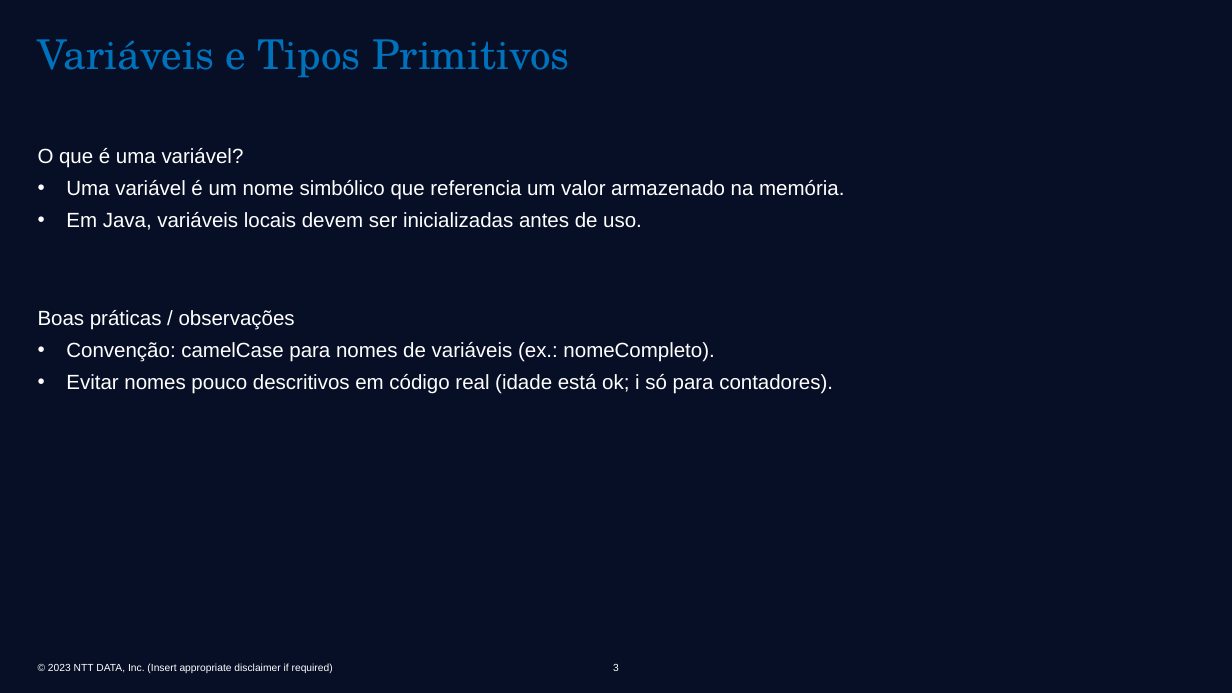
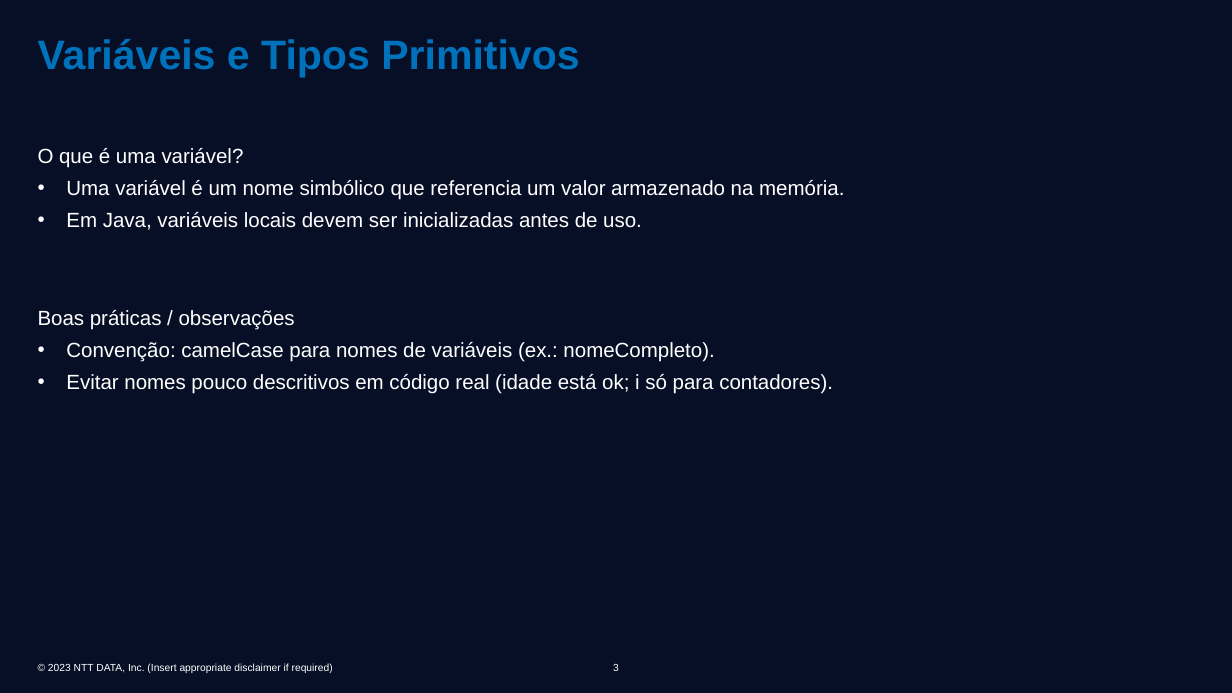
Before and after one commit to olesiogn/BasicJava, a slide deck: slide 3 of src/Treinamento basico em java.pptx. Drawn at 1232x693 pixels with LibreOffice and Linux fonts; fonts in the diff are those of the drawing; background and template pictures are left out. Boxes give left, top, right and bottom in pixels: in the first picture for what was removed or moved away, otherwise in the second. Text is boxed around its words. In the diff, an @@ line names an element or a change of style, - is before the commit and + after.

```diff
--- a/src/Treinamento basico em java.pptx
+++ b/src/Treinamento basico em java.pptx
@@ title "Variáveis e Tipos Primitivos" at (38,39,579,77): font TeX Gyre Schola to Arial, bold on @@
```
Also in this commit, not shown: 12 other slides changed.
